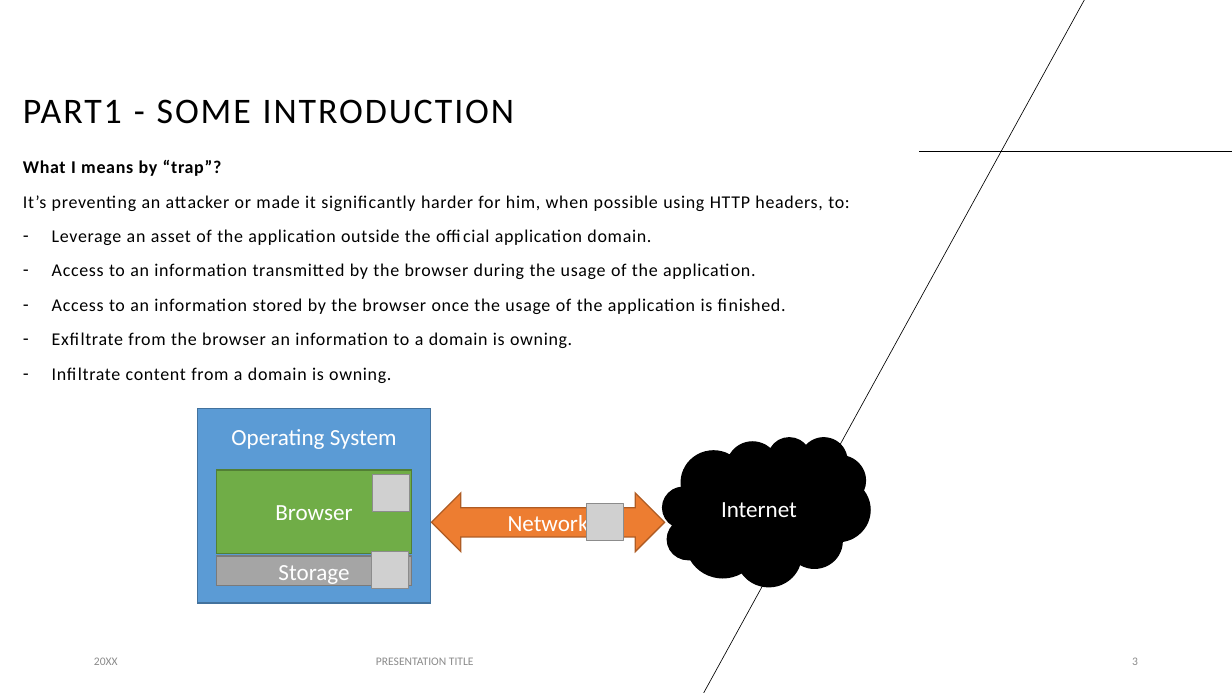
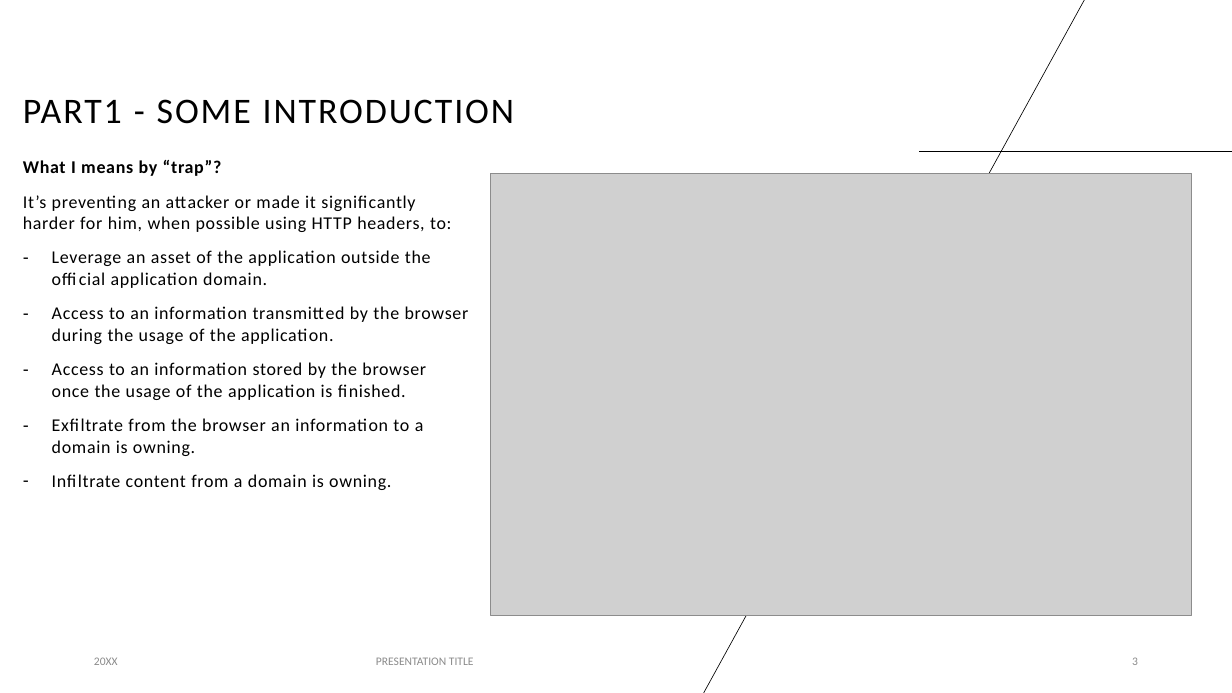
Before and after one commit to righettod/voxxeddays-lux-2022, a slide deck: slide 3 of work.pptx. Drawn at 1232x693 pixels with LibreOffice and Linux fonts; fonts in the diff are those of the drawing; grey boxes stand for pictures. Boxes give left, top, right and bottom in pixels: in the first picture for what was removed or moved away, otherwise in the second. Text is boxed around its words. In the diff, an @@ line names an element or a change of style, - is before the commit and + after.

```diff
--- a/work.pptx
+++ b/work.pptx
@@ text "What I means by “trap”?" rewrapped from (x1=23, y1=160, x2=849, y2=383) to (x1=23, y1=160, x2=469, y2=490) @@
@@ picture added at (x1=491, y1=174, x2=1192, y2=616) @@
@@ rectangle removed at (x1=198, y1=409, x2=431, y2=604) @@
-Operating System
@@ cloud removed at (x1=663, y1=437, x2=870, y2=586) @@
-Internet
@@ rectangle removed at (x1=216, y1=470, x2=411, y2=554) @@
-Browser
@@ picture removed at (x1=372, y1=475, x2=409, y2=512) @@
@@ left right arrow removed at (x1=432, y1=494, x2=665, y2=552) @@
-Network
@@ picture removed at (x1=586, y1=504, x2=623, y2=541) @@
@@ rectangle removed at (x1=216, y1=556, x2=411, y2=586) @@
-Storage
@@ picture removed at (x1=372, y1=552, x2=409, y2=589) @@
```
Also in this commit, not shown: 1 slide added.
